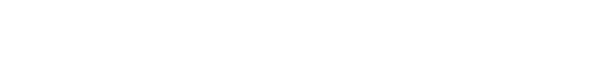
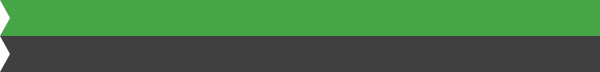
Before/after of a w=600, h=72 layered artwork. What changed in the layer stack:
"Shape 1" (1st of 2): opacity 30% → 100%, painted on it over [0, 0, 600, 36]
painted on "Shape 1" (2nd of 2) over [0, 36, 600, 72]
